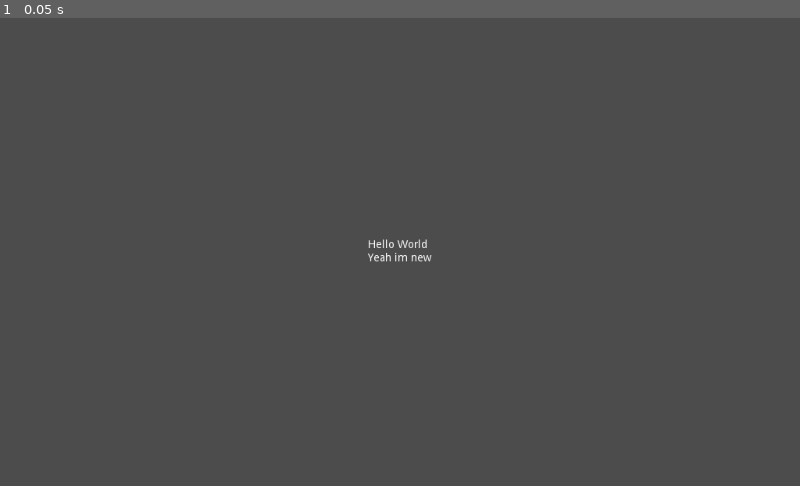
Above: before the commit, frame 1.
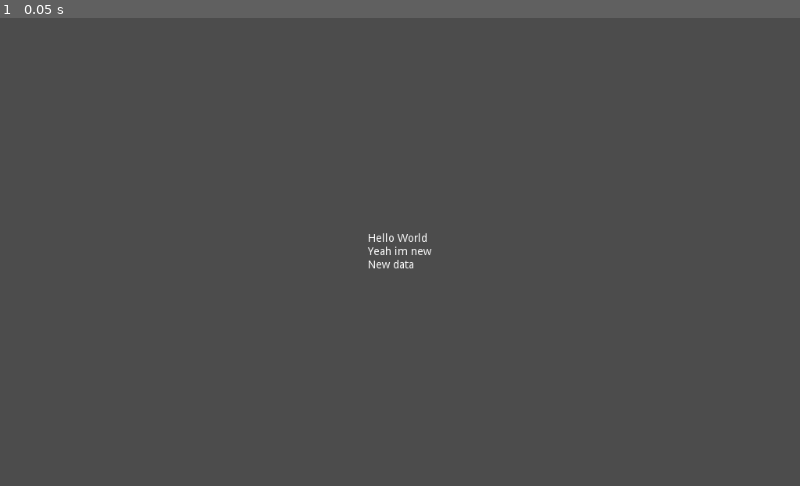
Above: after the commit, the same moment.

Repository: michaeldevlee/godot_CICD_test
Game: Godot game, scene res://Control.tscn
Same seed, same stepped clock (60 frames per second), same inputs: the game is played once before the commit and once after it.
Inputs:
- Up to frame 1 (0.05 s): no input

The runs differ from the first frame. In frame 1, 0.3% of the frame differs, in the area x 46-54%, y 45-54%.

Commit message:
new build

Diff:
--- a/Control.tscn
+++ b/Control.tscn
@@ -10,14 +10,15 @@
 alignment = 1
 
 [node name="HBoxContainer" type="HBoxContainer" parent="VBoxContainer"]
-margin_top = 284.0
+margin_top = 276.0
 margin_right = 1024.0
-margin_bottom = 315.0
+margin_bottom = 324.0
 alignment = 1
 
 [node name="Label" type="Label" parent="VBoxContainer/HBoxContainer"]
 margin_left = 471.0
 margin_right = 552.0
-margin_bottom = 31.0
+margin_bottom = 48.0
 text = "Hello World
-Yeah im new"
+Yeah im new
+New data"
